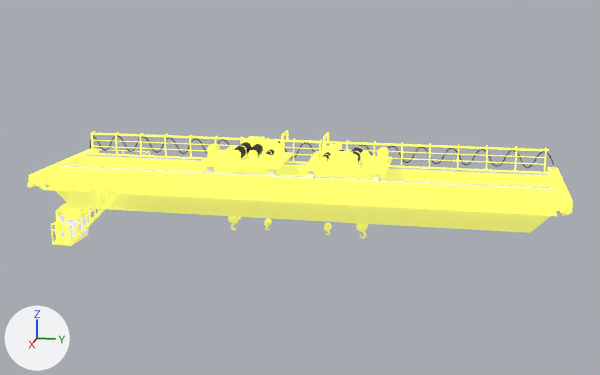
Renders of the glTF model public/models/c_800.glb from each side of a commit.
Camera for both pictures: a 50 mm lens placed at (57.9, 13.8, 18.5), pointed at (-0.2, 2.2, 4.0). Every picture has the same lights, and +X, +Y and +Z are marked at lower left. The first picture is the older version. Where no turn or scale is listed for an object, it has been applied to the vertices. Vertices at exactly the same position are counted once.

The older version as bpy lines, for what is in view:
```python
me_mesh = bpy.data.meshes.new('Mesh')
me_mesh.from_pydata(...)  # 5095 vertices, 9604 faces; spans x -5.7..5.4, y -16.6..20.7, z 0.0..6.9
# faces by material slot: [5954, 3576, 56, 18]
me_mesh.materials.append(mat_15___default)  # yellow #feff00, glowing yellow #9e9d6c
me_mesh.materials.append(mat_08___default)  # dark grey #353535
me_mesh.materials.append(mat_09___default)  # white #ffffff
me_mesh.materials.append(mat_13___default)  # blue #787eff, glowing blue #c1c3ec
me_mesh_001 = bpy.data.meshes.new('Mesh.001')
me_mesh_001.from_pydata(...)  # 2588 vertices, 5044 faces; spans x -4.39..2.22, y -4.67..1.08, z 5.17..7.45
# faces by material slot: [3344, 700, 1000]
me_mesh_001.materials.append(mat_15___default_001)
me_mesh_001.materials.append(mat_08___default_001)
me_mesh_001.materials.append(mat_09___default_001)
me_mesh_004 = bpy.data.meshes.new('Mesh.004')
me_mesh_004.from_pydata(...)  # 2588 vertices, 5044 faces; spans x -4.32..2.3, y 2.9..8.65, z 5.17..7.45
# faces by material slot: [3344, 700, 1000]
me_mesh_004.materials.append(mat_15___default_001)
me_mesh_004.materials.append(mat_08___default_001)
me_mesh_004.materials.append(mat_09___default_001)
ob_3_bay_c_800_body = bpy.data.objects.new('3_Bay_C_800_Body', me_mesh)
ob_3_bay_c_800_body.location = (0.0, 0.0, 0.0)
ob_3_bay_c_800_head_01 = bpy.data.objects.new('3_Bay_C_800_Head_01', me_mesh_004)
ob_3_bay_c_800_head_01.location = (0.0, 0.0, 0.0)
ob_3_bay_c_800_head_02 = bpy.data.objects.new('3_Bay_C_800_Head_02', me_mesh_001)
ob_3_bay_c_800_head_02.location = (0.0, 0.0, 0.0)
```
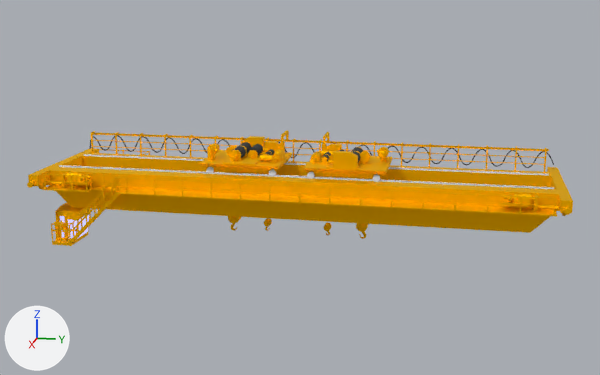
Changed parts and their boxes (x1, y1, x2, y2) in the pictures (600 x 375 px):
part 1 of me_mesh, recoloured (darker)
    both: (27, 131, 573, 246)
part 2 of me_mesh_004, recoloured (darker)
    both: (303, 132, 392, 179)
part 3 of me_mesh_001, recoloured (darker)
    both: (199, 130, 292, 174)

Patch to the scene script:
```diff
--- a/public/models/c_800.glb.py
+++ b/public/models/c_800.glb.py
@@ mat_머티리얼_002 @@
+mat_머티리얼_002 = bpy.data.materials.new('머티리얼.002')
+# nodes: BsdfPrincipled, Mix, OutputMaterial, VertexColor
+# colours: yellow #ffc800, mixed with the vertex colours
@@ mat_머티리얼_001 @@
+mat_머티리얼_001 = principled_material('머티리얼.001')
+mat_머티리얼_001.base_color = (1.0, 0.577, 0.0)  # yellow #ffc800
+mat_머티리얼_001.metallic = 1.0
+mat_머티리얼_001.roughness = 0.7
@@ me_mesh @@
 me_mesh.from_pydata(...)  # 5095 vertices, 9604 faces; spans x -5.7..5.4, y -16.6..20.7, z 0.0..6.9
 # used by ob_3_bay_c_800_body; location = (0.0, 0.0, 0.0)
+# me_mesh part 1: all 5954 faces that had it switch from mat_15___default (yellow #feff00, glowing yellow #9e9d6c) to mat_머티리얼_001 (yellow #ffc800)
 me_mesh.materials.append(mat_08___default)
@@ me_mesh_004 @@
 me_mesh_004.from_pydata(...)  # 2588 vertices, 5044 faces; spans x -4.32..2.3, y 2.9..8.65, z 5.17..7.45
 # used by ob_3_bay_c_800_head_01; location = (0.0, 0.0, 0.0)
+# me_mesh_004 part 2: all 3344 faces that had it switch from mat_15___default_001 to mat_머티리얼_002
 me_mesh_004.materials.append(mat_08___default_001)
@@ me_mesh_001 @@
 me_mesh_001.from_pydata(...)  # 2588 vertices, 5044 faces; spans x -4.39..2.22, y -4.67..1.08, z 5.17..7.45
 # used by ob_3_bay_c_800_head_02; location = (0.0, 0.0, 0.0)
+# me_mesh_001 part 3: all 3344 faces that had it switch from mat_15___default_001 to mat_머티리얼_002
 me_mesh_001.materials.append(mat_08___default_001)
```
